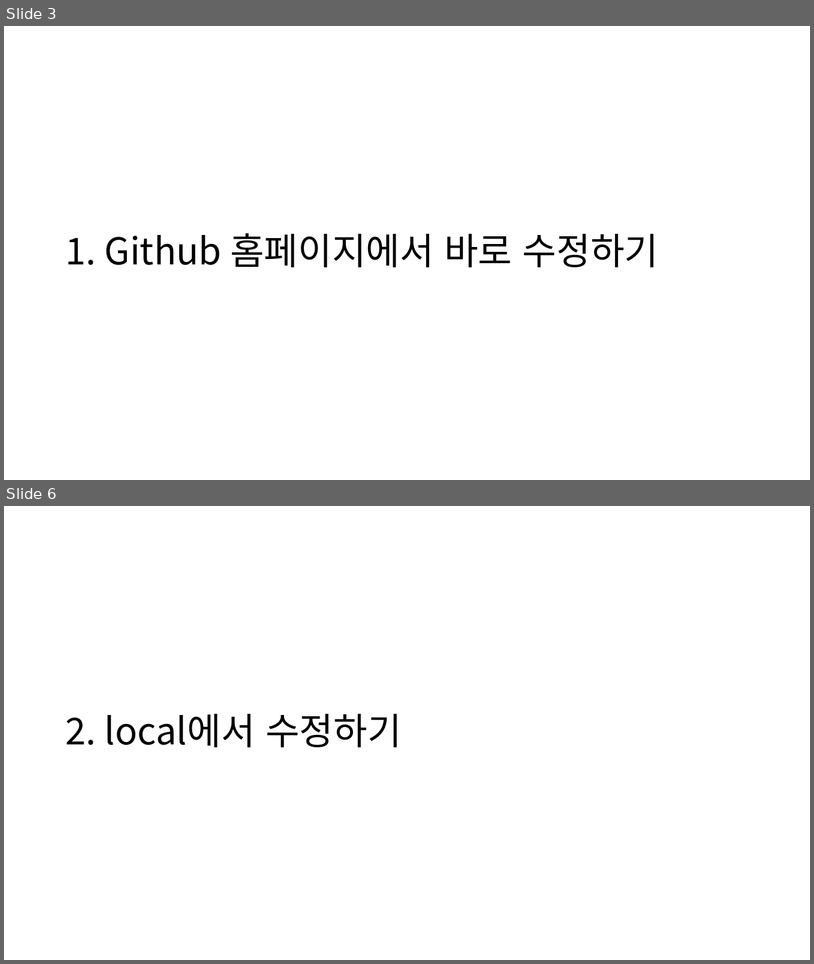
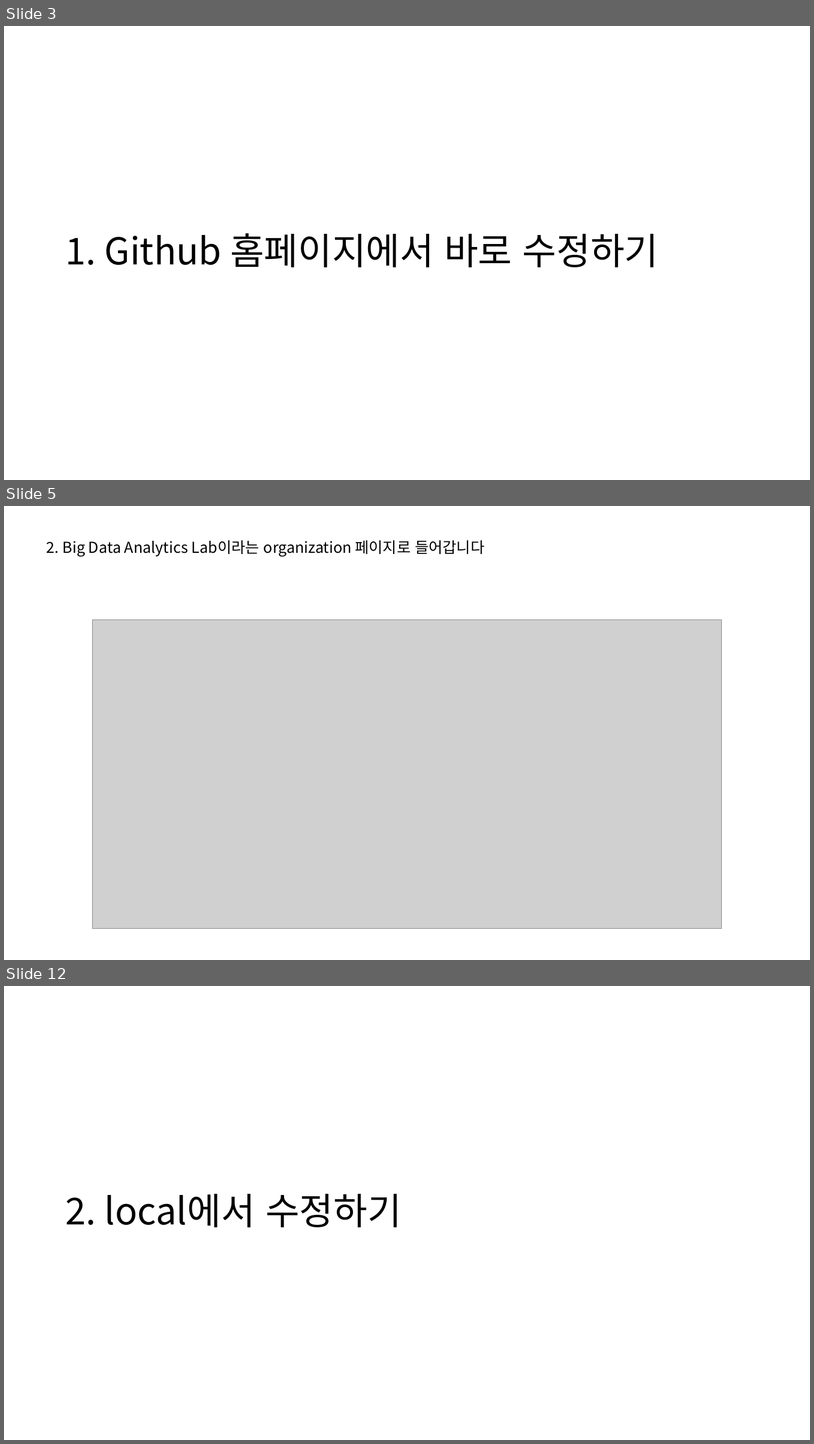
Before and after one commit to SNU-BDA-Lab/SNU-BDA-Lab.github.io, a slide deck: How_To_Use_Github_pages.pptx. Shown one above the other, each under a label of ours: slides 3 and 6 before the commit, slides 3, 5 and 12 after it; the slides between them are not shown. The pictures are 814x964 and 814x1444 pixels, drawn with LibreOffice and Linux fonts; fonts in the diff are those of the drawing; grey boxes stand for pictures. Boxes give left, top, right and bottom in pixels: in the first picture for what was removed or moved away, otherwise in the second. Text is boxed around its words. In the diff, an @@ line names an element or a change of style, - is before the commit and + after.

```diff
--- a/How_To_Use_Github_pages.pptx
+++ b/How_To_Use_Github_pages.pptx
@@ slide 5 added at [4,506,810,960], background #FFFFFF @@
@@ text added at [47,540,485,556], 18 pt, text #000000 @@
+2. Big Data Analytics Lab이라는 organization 페이지로 들어갑니다
@@ picture added at [93,620,722,928] @@
@@ what was slide 6 is now slide 12 @@
```
Also in this commit, not shown: 2 slides changed, 6 other slides added, 1 slide removed, 1 other file.
